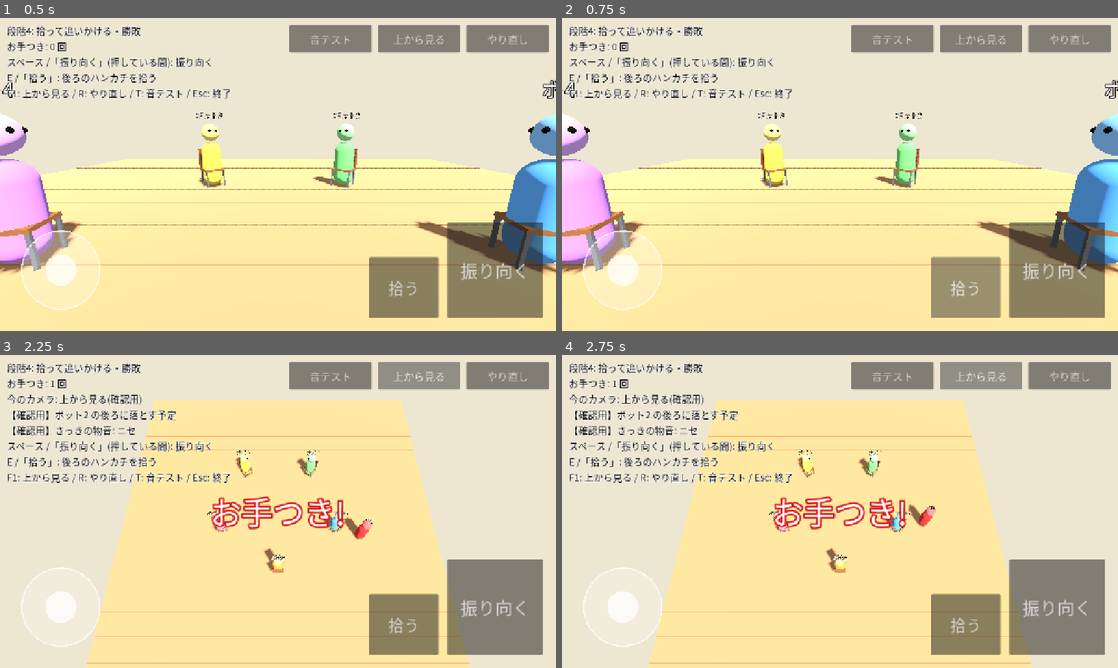
Above: before the commit, frames 1-4 (two rows, left to right).
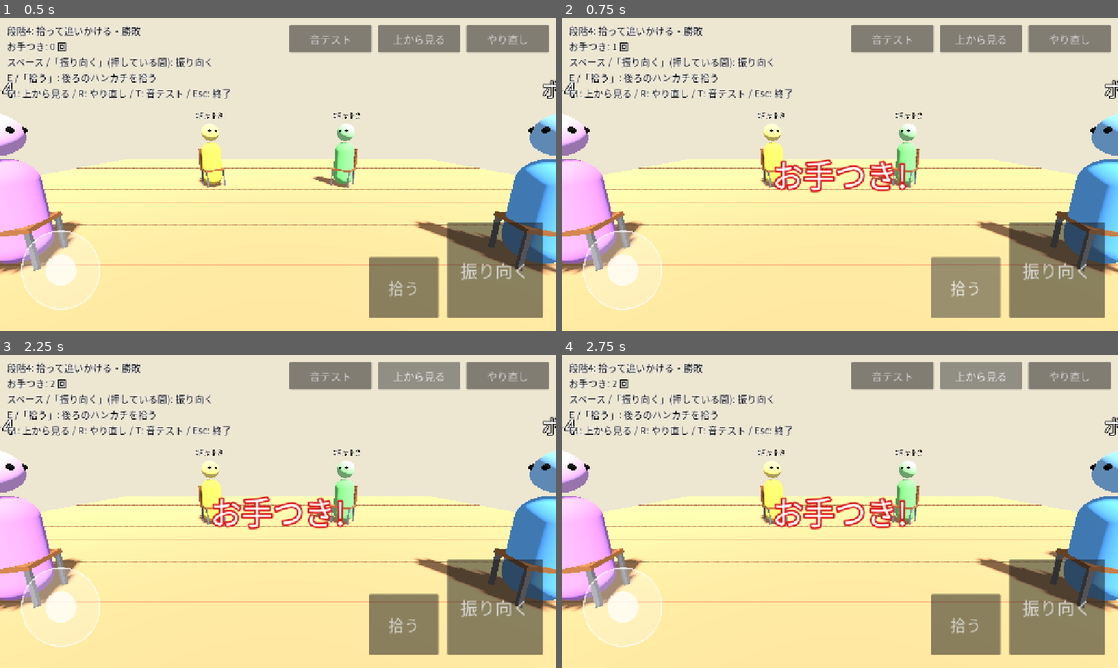
Above: after the commit, the same moments.

Repository: LisaYuumi/ushiro-micha-dame
Game: Godot game, scene res://scenes/main.tscn
The game is run twice, just before and just after one commit, with the same random seed, the same clock (stepped at 60 frames per second) and the same inputs.
Inputs:
- Up to frame 1 (0.5 s): no input
- Up to frame 2 (0.75 s): click "拾う" at 0.5 s
- Up to frame 3 (2.25 s): click "振り向く" at 1.25 s; click "上から見る" at 2 s
- Up to frame 4 (2.75 s): no input

Frame 1 is identical in both runs. In frame 2, 1.4% of the frame differs, in the area x 9-62%, y 8-56%; in frame 3, 37%, in the area x 0-100%, y 8-100%; in frame 4, 37%.

Commit message:
Phone buttons work with two fingers; pick-up turns around by itself
- Disable mouse emulation from touch and track each finger on the buttons,
  so holding 振り向く and tapping 拾う at once works
- pick_up now turns the player around first (お手つき if nothing is there)

Co-Authored-By: Claude Opus 5.5 <noreply@anthropic.com>
Claude-Session: https://claude.ai/code/session_018gGhz8RHTqLMKymXrJnaB4

Diff:
--- a/project.godot
+++ b/project.godot
@@ -17,6 +17,11 @@
 window/stretch/aspect="expand"
 window/handheld/orientation=4
 
+[input_devices]
+
+; 画面ボタンは指ごとに扱う(2本指で「振り向く」と「拾う」を同時に押せるように)
+pointing/emulate_mouse_from_touch=false
+
 [rendering]
 
 ; スマホのブラウザでも動く描画方式
--- a/scripts/core/game_state.gd
+++ b/scripts/core/game_state.gd
@@ -184,10 +184,15 @@
 		events.append({"type": "otetsuki", "actor": actor_id})
 
 
-## ハンカチを拾って立ち上がる。振り向いていて、後ろにハンカチがあるときだけできる。
+## 後ろのハンカチを拾って立ち上がる。
+## 振り向いていなければ、まず振り向く(後ろに何もなければ、ふつうに振り向いたときと同じくお手つき)。
 func pick_up(actor_id: int) -> void:
 	var a := get_actor(actor_id)
-	if a == null or phase != Phase.DROPPED or not a.looking_back or not has_handkerchief_behind(a):
+	if a == null or a.role != Role.SEATED:
+		return
+	if not a.looking_back:
+		set_looking_back(actor_id, true)
+	if phase != Phase.DROPPED or not has_handkerchief_behind(a):
 		return
 	vacant_seat = a.seat_index
 	a.role = Role.CHASER
--- a/scripts/input/touch_controls.gd
+++ b/scripts/input/touch_controls.gd
@@ -1,7 +1,12 @@
 class_name TouchControls
 extends CanvasLayer
 ## スマホ用の画面ボタン。押すとキーボードと同じ操作(アクション)を送るだけ。
-## PC でもマウスでクリックして使える。
+## スマホでは指ごとに扱うので、2本指で同時に押せる。PC ではマウスでクリックして使える。
+
+## ボタンと操作の組 [{"button": Button, "action": String}]
+var _buttons := []
+## 押している指の番号 -> 操作
+var _touch_action := {}
 
 
 func _ready() -> void:
@@ -43,9 +48,32 @@
 	b.offset_top = rect.position.y
 	b.offset_right = rect.position.x + rect.size.x
 	b.offset_bottom = rect.position.y + rect.size.y
+	# PC のマウス用
 	b.button_down.connect(_send.bind(action, true))
 	b.button_up.connect(_send.bind(action, false))
+	_buttons.append({"button": b, "action": action})
 	return b
+
+
+## スマホの指: ボタンの上に触れたら押す、その指を離したら離す
+func _input(event: InputEvent) -> void:
+	if not event is InputEventScreenTouch:
+		return
+	var t := event as InputEventScreenTouch
+	if t.pressed:
+		for entry in _buttons:
+			var b: Button = entry["button"]
+			if b.visible and b.get_global_rect().has_point(t.position):
+				_touch_action[t.index] = entry
+				b.modulate = Color(0.7, 0.85, 1.0, 1.0)
+				_send(entry["action"], true)
+				get_viewport().set_input_as_handled()
+				return
+	elif _touch_action.has(t.index):
+		var entry: Dictionary = _touch_action[t.index]
+		_touch_action.erase(t.index)
+		(entry["button"] as Button).modulate = Color(1, 1, 1, 0.85)
+		_send(entry["action"], false)
 
 
 func _send(action: String, pressed: bool) -> void:
--- a/tests/smoke_test.gd
+++ b/tests/smoke_test.gd
@@ -170,15 +170,11 @@
 	var s := _dropped_state(13)
 	var target := s.get_actor_at_seat(s.drop_target_seat)
 	var other := s.get_actor_at_seat((s.drop_target_seat + 1) % GameConfig.SEAT_COUNT)
-	s.pick_up(target.id)
-	_check(s.phase == GameState.Phase.DROPPED, "振り向かずには拾えない")
-	other.looking_back = true
 	s.pick_up(other.id)
 	_check(s.phase == GameState.Phase.DROPPED, "後ろにハンカチがない人は拾えない")
-	s.set_looking_back(target.id, true)
-	s.take_events()
+	_check(_has(s.take_events(), "otetsuki"), "何もないのに拾おうとするとお手つき")
 	s.pick_up(target.id)
-	_check(s.phase == GameState.Phase.CHASE, "振り向いて拾うと追いかけっこ")
+	_check(s.phase == GameState.Phase.CHASE, "「拾う」だけで振り向いて拾える")
 	_check(_has(s.take_events(), "picked_up"), "拾ったお知らせが出る")
 	_check(target.role == GameState.Role.CHASER and target.seat_index == -1, "拾った人は席を立つ")
 	_check(s.vacant_seat == s.drop_target_seat, "その席が空く")
